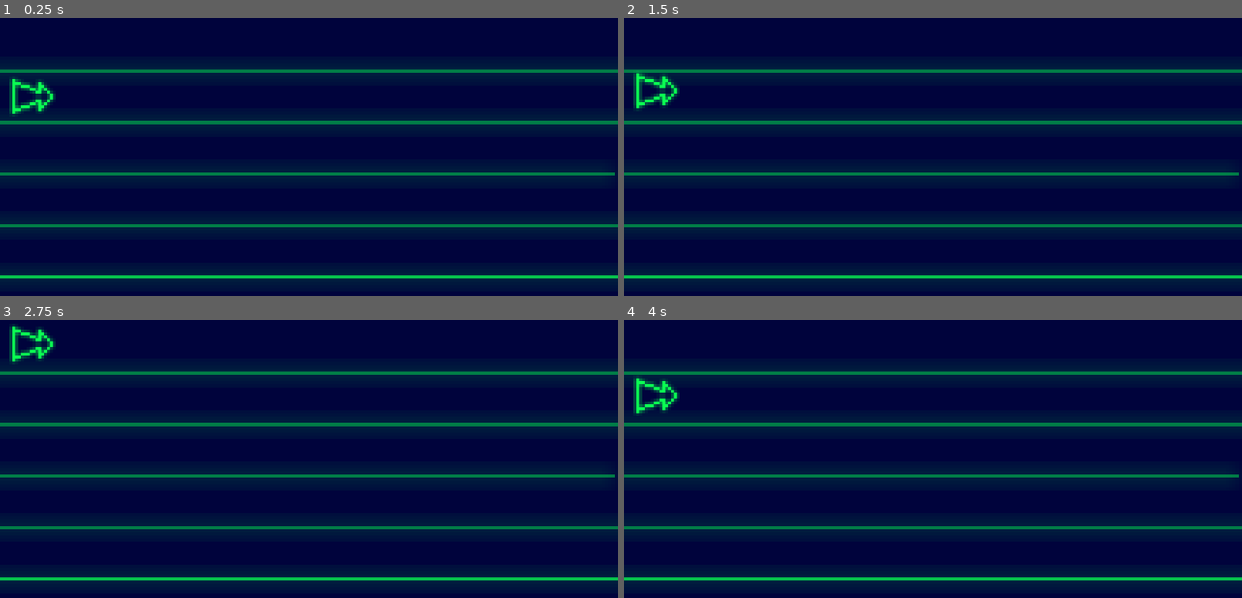
Above: before the commit, frames 1-4 (two rows, left to right).
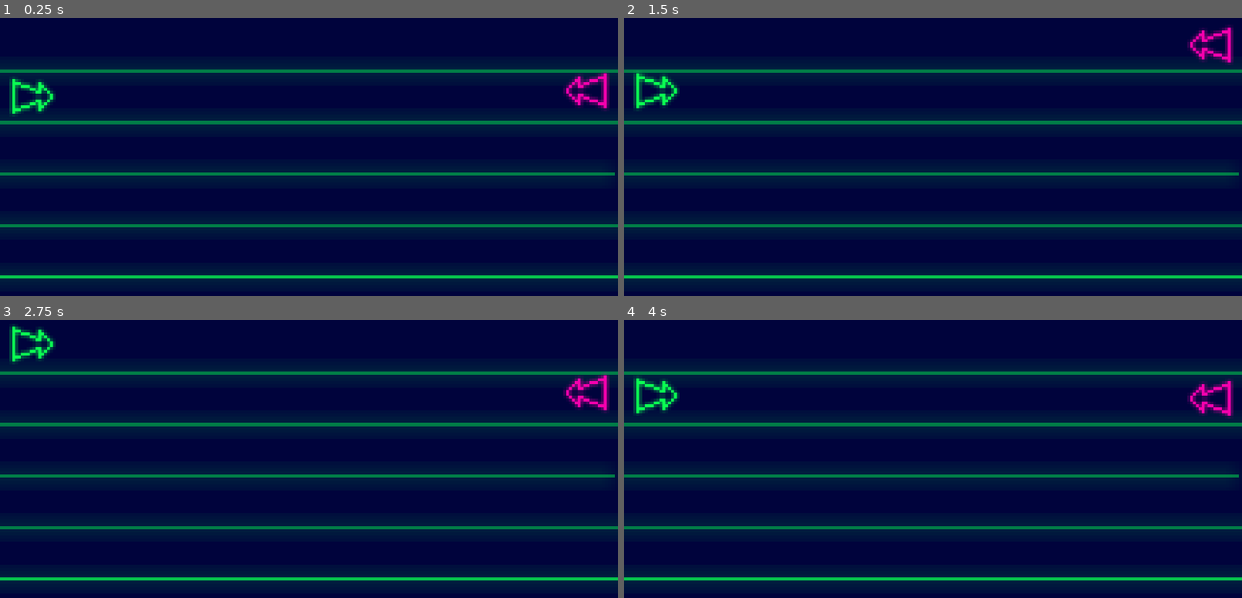
Above: after the commit, the same moments.

Repository: Neppord/battery-pact
Game: Godot game, scene res://main.tscn
Two runs of this game, one before a commit and one after it. Both use one fixed random seed, a clock stepped at 60 frames per second and the inputs below.
Inputs:
- Up to frame 1 (0.25 s): no input
- Up to frame 2 (1.5 s): hold W (player_1_up) 0.53-1.28 s; tap Down (player_2_down, bound only after the commit) at 0.6 s; tap Up (player_2_up, bound only after the commit) at 0.8, 1.35 s; hold S (player_1_down) from 1.28 s (still down)
- Up to frame 3 (2.75 s): tap Down (player_2_down, bound only after the commit) at 1.55, 2.1 s; release S (player_1_down) at 2.03 s; hold W (player_1_up) from 2.03 s (still down); tap Up (player_2_up, bound only after the commit) at 2.3 s
- Up to frame 4 (4 s): tap Up (player_2_up, bound only after the commit) at 2.85, 3.8 s; tap Down (player_2_down, bound only after the commit) at 3.05, 3.6 s; release W (player_1_up) at 3.53 s; hold S (player_1_down) from 3.53 s (still down)

The runs differ from the first frame. In frame 1, 0.6% of the frame differs, in the area x 91-99%, y 18-34%; in frame 2, 0.6%, in the area x 91-99%, y 2-17%; in frame 3, 0.6%; in frame 4, 0.6%.

Commit message:
Add player 2 arrow
Co-authored-by: Karl Wängberg <karlwangberg@gmail.com>

Diff:
--- a/main.tscn
+++ b/main.tscn
@@ -3,6 +3,7 @@
 [ext_resource type="Texture2D" uid="uid://dwmcgh7tyf2op" path="res://aseprite/neon-background.png" id="1_ig7tw"]
 [ext_resource type="Texture2D" uid="uid://b0caa22bwxobf" path="res://aseprite/neon-player.png" id="2_0xm2m"]
 [ext_resource type="Script" uid="uid://w5bwj4rlpixb" path="res://player_1_arrow.gd" id="3_h2yge"]
+[ext_resource type="Script" uid="uid://cw2ew5r3edsyf" path="res://player_2_arrow.gd" id="4_1bvp3"]
 
 [sub_resource type="AtlasTexture" id="AtlasTexture_h2yge"]
 atlas = ExtResource("2_0xm2m")
@@ -40,6 +41,42 @@
 "speed": 5.0
 }]
 
+[sub_resource type="AtlasTexture" id="AtlasTexture_272bh"]
+atlas = ExtResource("2_0xm2m")
+region = Rect2(0, 16, 16, 16)
+
+[sub_resource type="AtlasTexture" id="AtlasTexture_5vw27"]
+atlas = ExtResource("2_0xm2m")
+region = Rect2(16, 16, 16, 16)
+
+[sub_resource type="AtlasTexture" id="AtlasTexture_kek77"]
+atlas = ExtResource("2_0xm2m")
+region = Rect2(32, 16, 16, 16)
+
+[sub_resource type="AtlasTexture" id="AtlasTexture_4c57u"]
+atlas = ExtResource("2_0xm2m")
+region = Rect2(48, 16, 16, 16)
+
+[sub_resource type="SpriteFrames" id="SpriteFrames_efxa6"]
+animations = [{
+"frames": [{
+"duration": 1.0,
+"texture": SubResource("AtlasTexture_272bh")
+}, {
+"duration": 1.0,
+"texture": SubResource("AtlasTexture_5vw27")
+}, {
+"duration": 1.0,
+"texture": SubResource("AtlasTexture_kek77")
+}, {
+"duration": 1.0,
+"texture": SubResource("AtlasTexture_4c57u")
+}],
+"loop": true,
+"name": &"default",
+"speed": 5.0
+}]
+
 [node name="Node2D" type="Node2D" unique_id=522391310]
 
 [node name="NeonBackground" type="Sprite2D" parent="." unique_id=217928734]
@@ -47,7 +84,7 @@
 scale = Vector2(10, 10)
 texture = ExtResource("1_ig7tw")
 
-[node name="AnimatedSprite2D" type="AnimatedSprite2D" parent="." unique_id=27252123]
+[node name="Player1Arrow" type="AnimatedSprite2D" parent="." unique_id=27252123]
 position = Vector2(101, 235.00002)
 scale = Vector2(9, 9)
 sprite_frames = SubResource("SpriteFrames_272bh")
@@ -55,3 +92,10 @@
 frame = 2
 frame_progress = 0.45285094
 script = ExtResource("3_h2yge")
+
+[node name="Player2Arrow" type="AnimatedSprite2D" parent="." unique_id=138238865]
+position = Vector2(1822, 235.00002)
+scale = Vector2(9, 9)
+sprite_frames = SubResource("SpriteFrames_efxa6")
+autoplay = "default"
+script = ExtResource("4_1bvp3")
--- /dev/null
+++ b/player_2_arrow.gd
@@ -0,0 +1,30 @@
+extends AnimatedSprite2D
+
+const movement = 160
+
+const player_positions: Array[int] = [
+	75,
+	235,
+	395,
+	555,
+	715,
+]
+
+var lane: int = 1
+
+# Called when the node enters the scene tree for the first time.
+func _ready() -> void:
+	pass # Replace with function body.
+
+
+# Called every frame. 'delta' is the elapsed time since the previous frame.
+func _process(delta: float) -> void:
+	if Input.is_action_just_pressed("player_2_up"):
+		lane -= 1
+
+	if Input.is_action_just_pressed("player_2_down"):
+		lane += 1
+
+	lane = clampi(lane, 0, player_positions.size() - 1)
+
+	self.position.y = player_positions[lane]
--- a/project.godot
+++ b/project.godot
@@ -33,6 +33,16 @@
 "events": [Object(InputEventKey,"resource_local_to_scene":false,"resource_name":"","device":-1,"window_id":0,"alt_press …(192 unchanged characters)…
 ]
 }
+player_2_up={
+"deadzone": 0.2,
+"events": [Object(InputEventKey,"resource_local_to_scene":false,"resource_name":"","device":-1,"window_id":0,"alt_pressed":false,"shift_pressed":false,"ctrl_pressed":false,"meta_pressed":false,"pressed":false,"keycode":0,"physical_keycode":4194320,"key_label":0,"unicode":0,"location":0,"echo":false,"script":null)
+]
+}
+player_2_down={
+"deadzone": 0.2,
+"events": [Object(InputEventKey,"resource_local_to_scene":false,"resource_name":"","device":-1,"window_id":0,"alt_pressed":false,"shift_pressed":false,"ctrl_pressed":false,"meta_pressed":false,"pressed":false,"keycode":0,"physical_keycode":4194322,"key_label":0,"unicode":0,"location":0,"echo":false,"script":null)
+]
+}
 
 [physics]
 
Not shown, added: player_2_arrow.gd.uid
Not shown, changed: TODO.md
